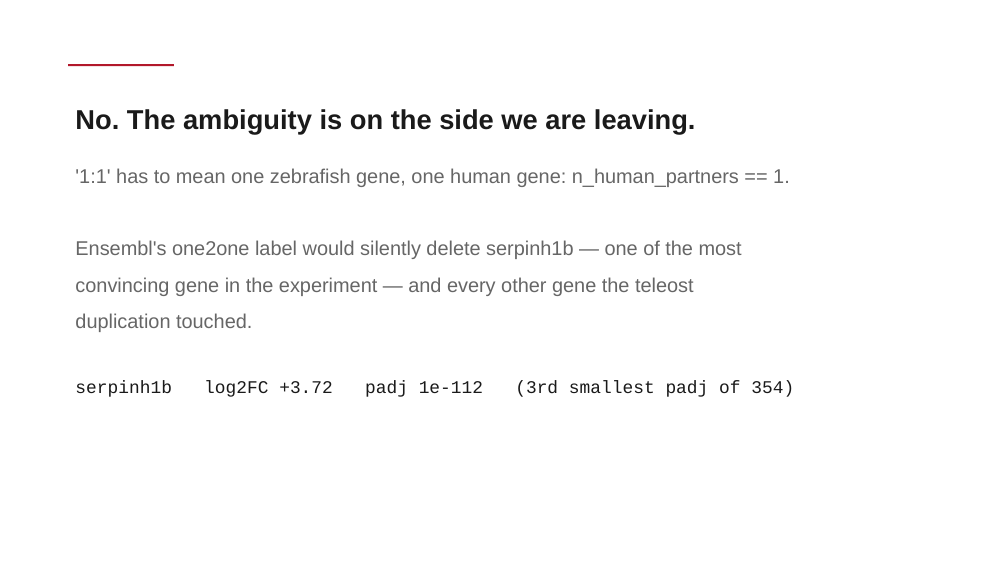
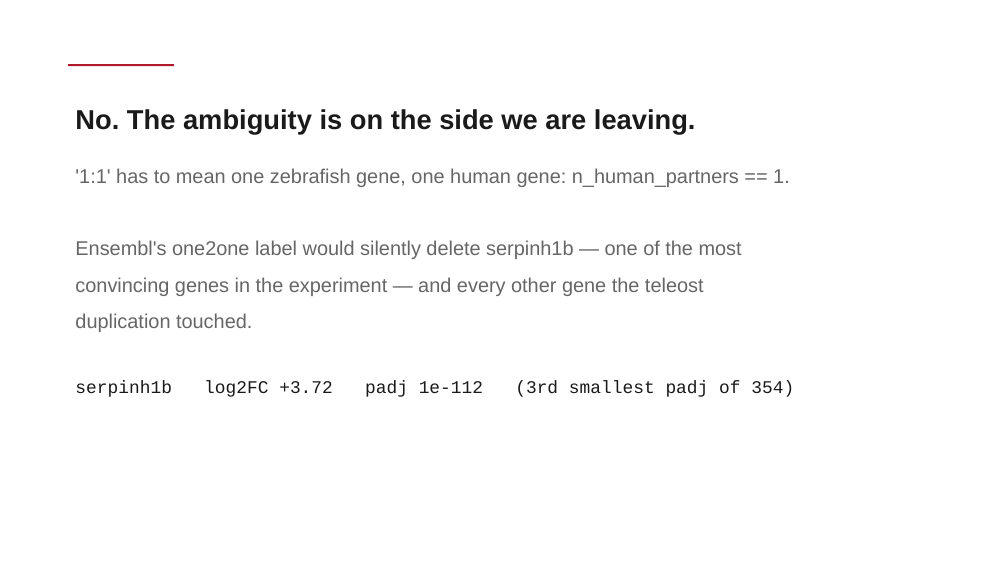
Before and after one commit to enriquea/ZebraQ, a slide deck: slide 9 of slides/S7_slides.pptx. Drawn at 1008x567 pixels with LibreOffice and Linux fonts; fonts in the diff are those of the drawing. Boxes give left, top, right and bottom in pixels: in the first picture for what was removed or moved away, otherwise in the second. Text is boxed around its words. In the diff, an @@ line names an element or a change of style, - is before the commit and + after.

Commit message:
Address Copilot review on PR #5
Content
- opn4a is melanopsin, not a cone opsin: the radiation term is four cone
  opsins, rhodopsin and rhol, a melanopsin, and bbc3 (S6 and slide).
- The S6 slide still taught S5's volcano as padj with 48/55 genes; the
  lesson had been fixed but the deck had not. Now pvalue, 55 up / 56 down.
- "2 in 10^19" is now "about 1.8e-19", the committed value.
- The biomaRt fallback was described as "plain HTTP". It is HTTPS through
  the BioMart REST service on useast; what differs is the client.

Robustness
- STRING responses are now checked for preferredName_A/B and score, like
  the Enrichr ones, so an HTTP 200 error page cannot be committed.
- Slide code blocks size from their line count instead of a fixed 1.4in.
- Slide count uses len(prs.slides), not a private python-pptx attribute.

Documentation
- Setup now separates roles: enrichR and biomaRt appear in optional lesson
  chunks; httr and jsonlite are only for regenerating data/enrichment/.
  Package counts updated to 13 CRAN and 3 Bioconductor.
- Generator header lists its real dependencies.
- docs/index.md links point at main, where the page is published from.
- make_slides.py documents that it needs python-pptx. It is deliberately not
  added to setup/python/, since only the instructor builds the decks.

```diff
--- a/slides/S7_slides.pptx
+++ b/slides/S7_slides.pptx
@@ text at [75,277,704,296]: text changed @@
-convincing gene in the experiment — and every other gene the teleost
+convincing genes in the experiment — and every other gene the teleost
```
Also in this commit, not shown: 2 other slides changed, 11 other files.
